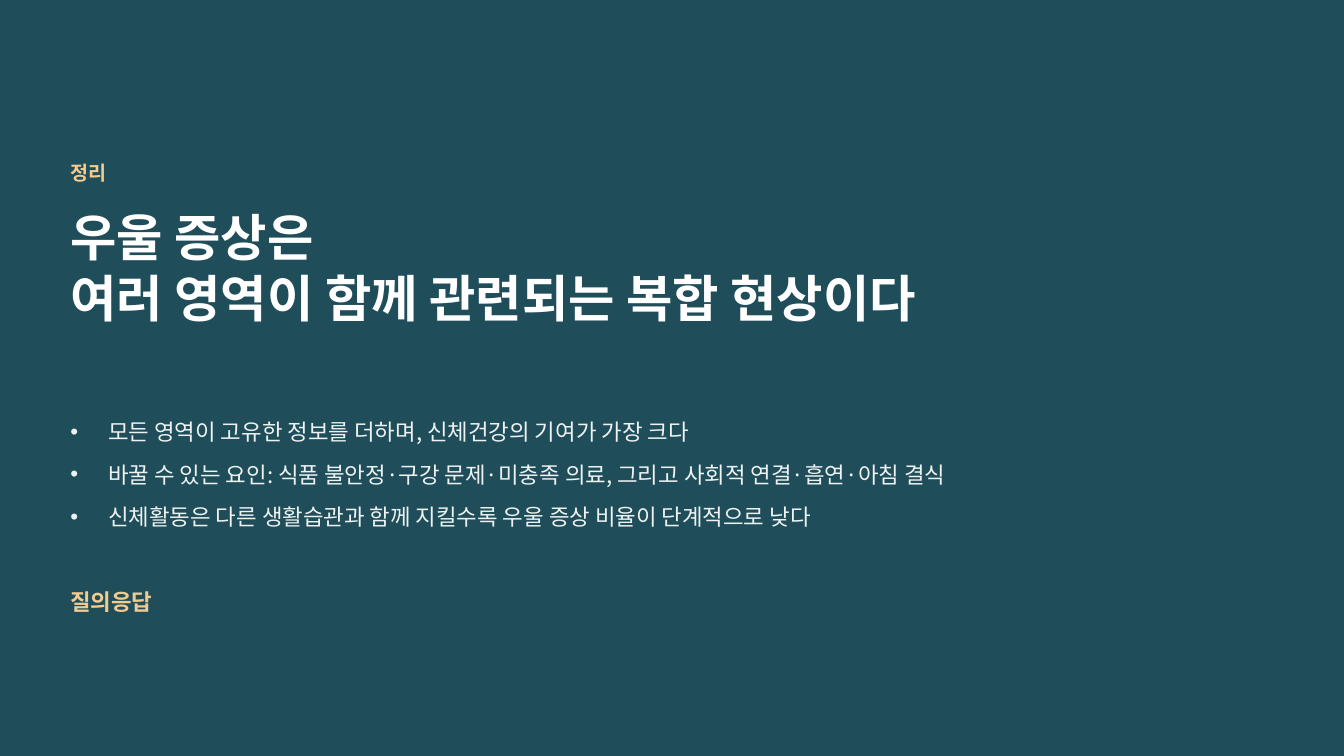
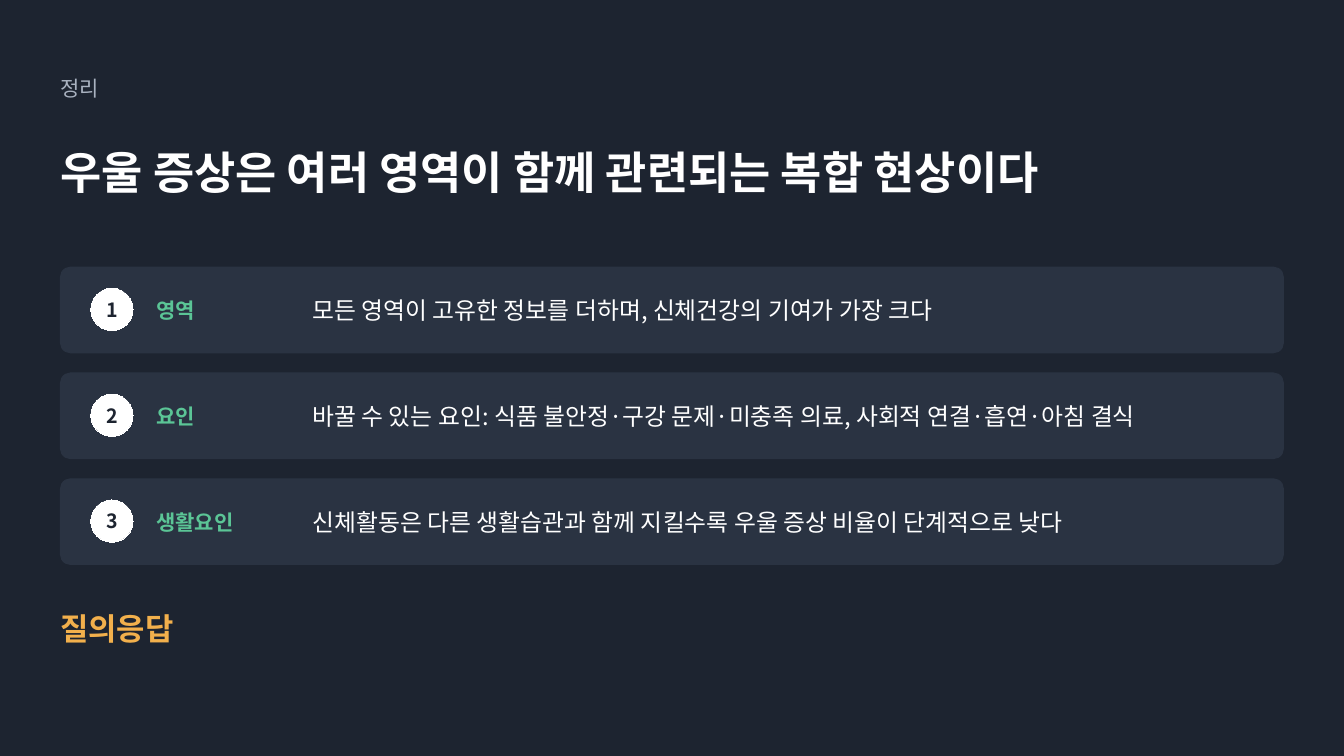
Before and after one commit to 202103116-stack/Depression_MultiDomain_Capstone, a slide deck: slide 13 of presentation/proposal_v2.pptx. Drawn at 1344x756 pixels with LibreOffice and Linux fonts; fonts in the diff are those of the drawing. Boxes give left, top, right and bottom in pixels: in the first picture for what was removed or moved away, otherwise in the second. Text is boxed around its words. In the diff, an @@ line names an element or a change of style, - is before the commit and + after.

```diff
--- a/presentation/proposal_v2.pptx
+++ b/presentation/proposal_v2.pptx
@@ background #1F4E5A to #1D2430 @@
@@ text "정리": place and size @@
-text "정리" at [70,163,106,182]
+text "정리" at [60,78,99,98]
@@ text "정리" at [60,78,99,98]: size 14 to 15 pt, text colour #F2CC8F to #A9B2C0, bold off; less space between paragraphs @@
@@ text "우울 증상은 여러 영역이 함께 ..." at [60,151,1039,193]: vertical alignment top to middle @@
@@ text at [60,151,1039,193]: text changed; size 36 to 32 pt @@
-우울 증상은
-여러 영역이 함께 관련되는 복합 현상이다
+우울 증상은 여러 영역이 함께 관련되는 복합 현상이다
@@ rounded rectangle added at [60,267,1284,353], fill #2A3342, outline #2A3342 0.75 pt @@
@@ ellipse added at [91,288,133,331], fill #FFFFFF, outline #FFFFFF 0.75 pt, 14 pt, text #1D2430, bold @@
+1
@@ text added at [312,299,933,323], 17 pt, text #FFFFFF @@
+모든 영역이 고유한 정보를 더하며, 신체건강의 기여가 가장 크다
@@ text added at [156,300,195,320], 15 pt, text #5BC596, bold @@
+영역
@@ rounded rectangle added at [60,373,1284,459], fill #2A3342, outline #2A3342 0.75 pt @@
@@ ellipse added at [91,394,133,437], fill #FFFFFF, outline #FFFFFF 0.75 pt, 14 pt, text #1D2430, bold @@
+2
@@ text added at [156,406,195,426], 15 pt, text #5BC596, bold @@
+요인
@@ text added at [312,405,1135,429], 17 pt, text #FFFFFF @@
+바꿀 수 있는 요인: 식품 불안정·구강 문제·미충족 의료, 사회적 연결·흡연·아침 결식
@@ text removed at [70,421,945,612] @@
-• 모든 영역이 고유한 정보를 더하며, 신체건강의 기여가 가장 크다
-• 바꿀 수 있는 요인: 식품 불안정·구강 문제·미충족 의료, 그리고 사회적 연결·흡연·아침 결식
-• 신체활동은 다른 생활습관과 함께 지킬수록 우울 증상 비율이 단계적으로 낮다
-질의응답
@@ rounded rectangle added at [60,479,1284,565], fill #2A3342, outline #2A3342 0.75 pt @@
@@ ellipse added at [91,500,133,542], fill #FFFFFF, outline #FFFFFF 0.75 pt, 14 pt, text #1D2430, bold @@
+3
@@ text added at [156,512,233,532], 15 pt, text #5BC596, bold @@
+생활요인
@@ text added at [312,511,1063,533], 17 pt, text #FFFFFF @@
+신체활동은 다른 생활습관과 함께 지킬수록 우울 증상 비율이 단계적으로 낮다
@@ text added at [60,614,173,643], 22 pt, text #F2B04C, bold @@
+질의응답
```
Also in this commit, not shown: 16 other slides changed, 1 other file.
